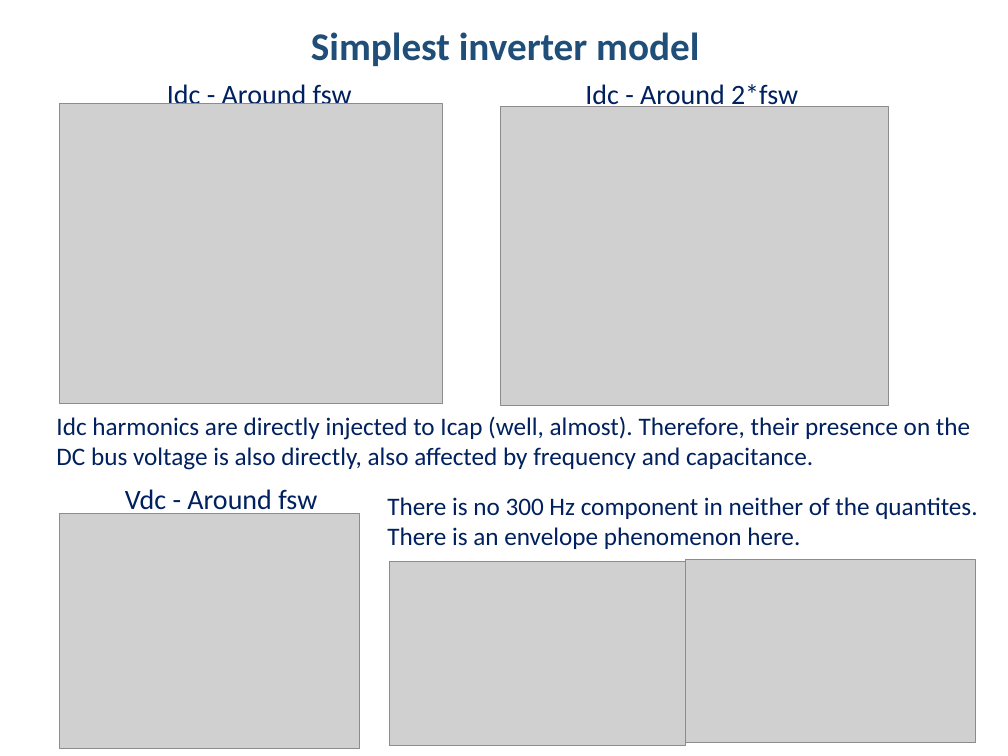
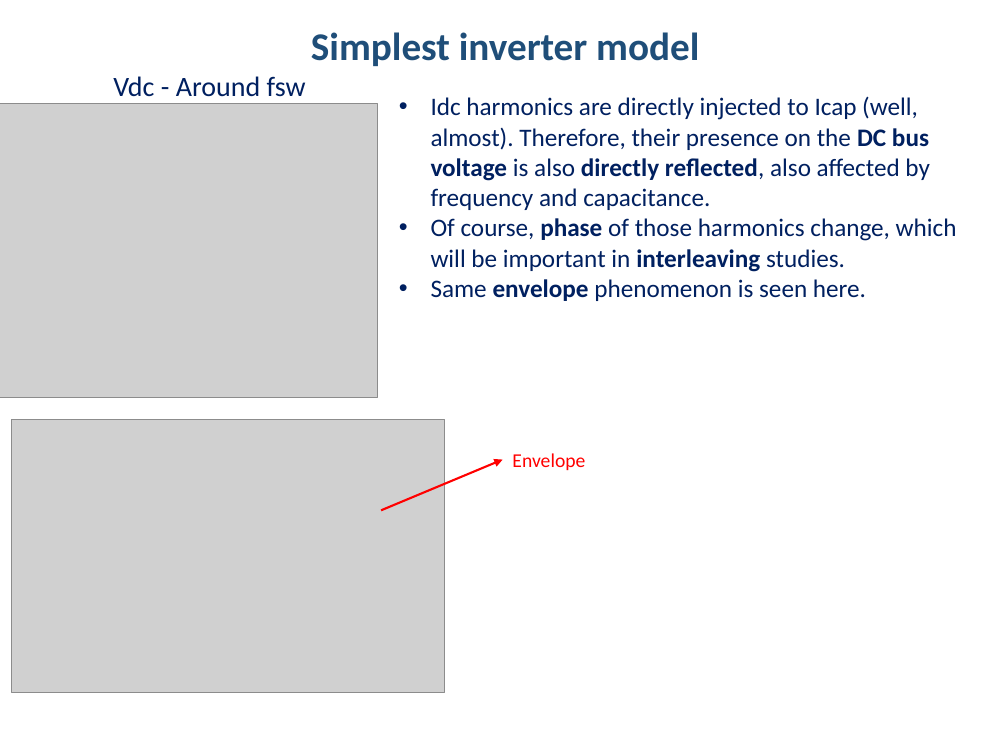
Before and after one commit to hakanpolat/IMMD, a slide deck: slide 10 of Simulation/dcbusmodelwrapup/immd_dcbusmodelwrapup.pptx (slide 6 before the commit). Drawn at 1008x756 pixels with LibreOffice and Linux fonts; fonts in the diff are those of the drawing; grey boxes stand for pictures. Boxes give left, top, right and bottom in pixels: in the first picture for what was removed or moved away, otherwise in the second. Text is boxed around its words. In the diff, an @@ line names an element or a change of style, - is before the commit and + after.

Commit message:
DC bus model wrap up sunumuna devam edildi. Simplest model tamamlandı. Envelope fenomeni açıklandı.

```diff
--- a/Simulation/dcbusmodelwrapup/immd_dcbusmodelwrapup.pptx
+++ b/Simulation/dcbusmodelwrapup/immd_dcbusmodelwrapup.pptx
@@ text "Vdc - Around fsw" rewrapped from [125, 489, 317, 516] to [113, 76, 306, 97] @@
@@ text removed at [167, 84, 352, 110] @@
-Idc - Around fsw
@@ text removed at [585, 84, 798, 110] @@
-Idc - Around 2*fsw
@@ picture: place and size @@
-picture at [59, 514, 361, 748]
+picture at [0, 104, 377, 398]
@@ picture removed at [59, 104, 444, 404] @@
@@ text at [431, 96, 957, 301]: text changed @@
-Idc harmonics are directly injected to Icap (well, almost). Therefore, their presence on the DC bus voltage is also directly, also affected by frequency and capacitance.
+• Idc harmonics are directly injected to Icap (well, almost). Therefore, their presence on the DC bus voltage is also directly reflected, also affected by frequency and capacitance.
+• Of course, phase of those harmonics change, which will be important in interleaving studies.
+• Same envelope phenomenon is seen here.
@@ picture removed at [500, 107, 889, 405] @@
@@ picture: place and size @@
-picture at [685, 559, 976, 742]
+picture at [12, 419, 445, 691]
@@ arrow added from (381, 510) to (503, 460), #FF0000 1.5 pt @@
@@ text added at [512, 453, 585, 470], 14 pt, text #FF0000 @@
+Envelope
@@ text removed at [387, 497, 977, 549] @@
-There is no 300 Hz component in neither of the quantites. There is an envelope phenomenon here.
@@ picture removed at [389, 561, 685, 746] @@
```
Also in this commit, not shown: 2 other slides changed, 6 slides added, 1 slide removed, 4 other files.
